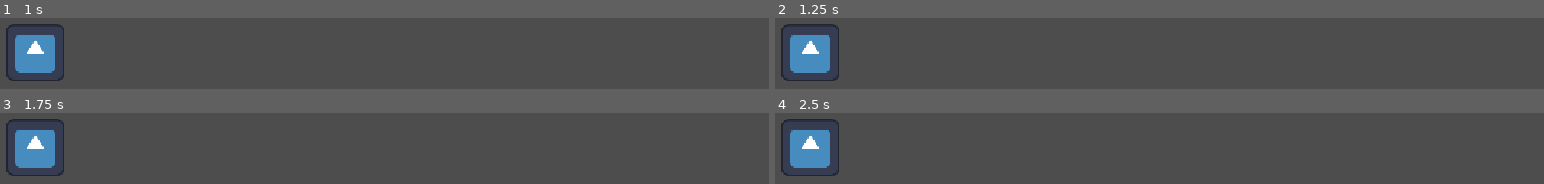
Above: before the commit, frames 1-4 (two rows, left to right).
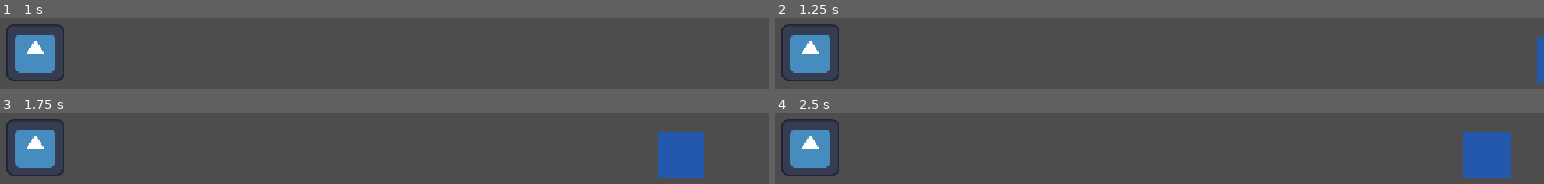
Above: after the commit, the same moments.

Repository: BaguetteLauncher31/Flow
Game: Godot game, scene res://node.tscn
The game is run twice, just before and just after one commit, with the same random seed, the same clock (stepped at 60 frames per second) and the same inputs. The engine's default icon, where the game draws it, is replaced by a stand-in: a white triangle on a blue panel in a dark square.
Inputs (mouse positions are in pixels of both pictures, inside the frame that each line leads up to):
- Up to frame 1 (1 s): tap Enter (ui_accept) at 0.5, 0.77 s; move the mouse to (outside the picture) at 0.52 s; hold Right (ui_right) from 0.53 s (still down); tap Alt at 0.6 s; click (outside the picture) at 0.67 s
- Up to frame 2 (1.25 s): keep holding Right (ui_right)
- Up to frame 3 (1.75 s): keep holding Right (ui_right); tap Enter (ui_accept) at 1.25, 1.52 s; move the mouse to (outside the picture) at 1.27 s; tap Shift at 1.35 s
- Up to frame 4 (2.5 s): move the mouse to (outside the picture) at 2.02 s; release Right (ui_right) at 2.03 s; hold Left (ui_left) from 2.03 s (still down); tap Alt at 2.1 s

Frame 1 is identical in both runs. In frame 2, 0.6% of the frame differs, in the area x 99-100%, y 26-92%; in frame 3, 3.9%; in frame 4, 4.0%, in the area x 89-96%, y 26-92%.

Commit message:
added inputs, control was added to player, though player movement added but not tested. will fix that. gravity and acceleration removed due to not being necesary, and adjusted code in other ways

Diff:
--- a/node.tscn
+++ b/node.tscn
@@ -3,9 +3,13 @@
 [ext_resource type="Script" uid="uid://dcpvwnj4fqftw" path="res://node.gd" id="1_sy5k4"]
 [ext_resource type="Script" uid="uid://dacsq6ems7l4q" path="res://player.gd" id="2_112p8"]
 [ext_resource type="Texture2D" uid="uid://dc7p74obpdky3" path="res://icon.svg" id="3_e2u21"]
+[ext_resource type="Texture2D" uid="uid://csxqe7ban8w6p" path="res://Screenshot 2026-10-10 173039.png" id="4_e2u21"]
 
 [sub_resource type="RectangleShape2D" id="RectangleShape2D_ubmik"]
 size = Vector2(83, 82)
+
+[sub_resource type="RectangleShape2D" id="RectangleShape2D_sbk8j"]
+size = Vector2(67, 66.5)
 
 [node name="Node" type="Node" unique_id=170336274]
 script = ExtResource("1_sy5k4")
@@ -25,3 +29,14 @@
 
 [node name="Camera2D" type="Camera2D" parent="Player" unique_id=993930465]
 position = Vector2(583, 214)
+
+[node name="test movement" type="StaticBody2D" parent="." unique_id=1001053089]
+
+[node name="Sprite2D" type="Sprite2D" parent="test movement" unique_id=800151529]
+position = Vector2(1386, 476.125)
+scale = Vector2(0.40853658, 0.20965177)
+texture = ExtResource("4_e2u21")
+
+[node name="CollisionShape2D" type="CollisionShape2D" parent="test movement" unique_id=1364838806]
+position = Vector2(1386, 476.25)
+shape = SubResource("RectangleShape2D_sbk8j")
--- a/player.gd
+++ b/player.gd
@@ -6,14 +6,12 @@
 
 
 func _physics_process(delta: float) -> void:
-	# Add the gravity.
-	if not is_on_floor():
-		velocity += get_gravity() * delta
 
 	# Handle jump.
 	if Input.is_action_just_pressed("ui_accept") and is_on_floor():
 		velocity.y = JUMP_VELOCITY
 
+	velocity.x = 200
 	# Get the input direction and handle the movement/deceleration.
 	# As good practice, you should replace UI actions with custom gameplay actions.
 	var direction := Input.get_axis("ui_left", "ui_right")
Binary file added: Screenshot 2026-10-10 173039.png
Not shown, added: Screenshot 2026-10-10 173039.png.import
